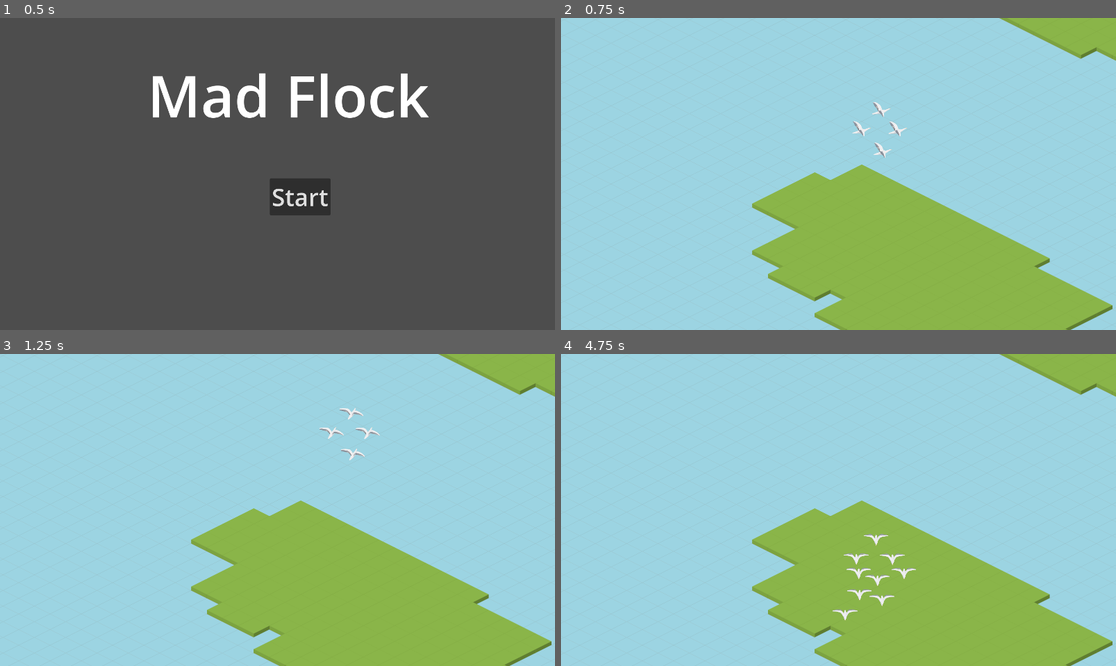
Above: before the commit, frames 1-4 (two rows, left to right).
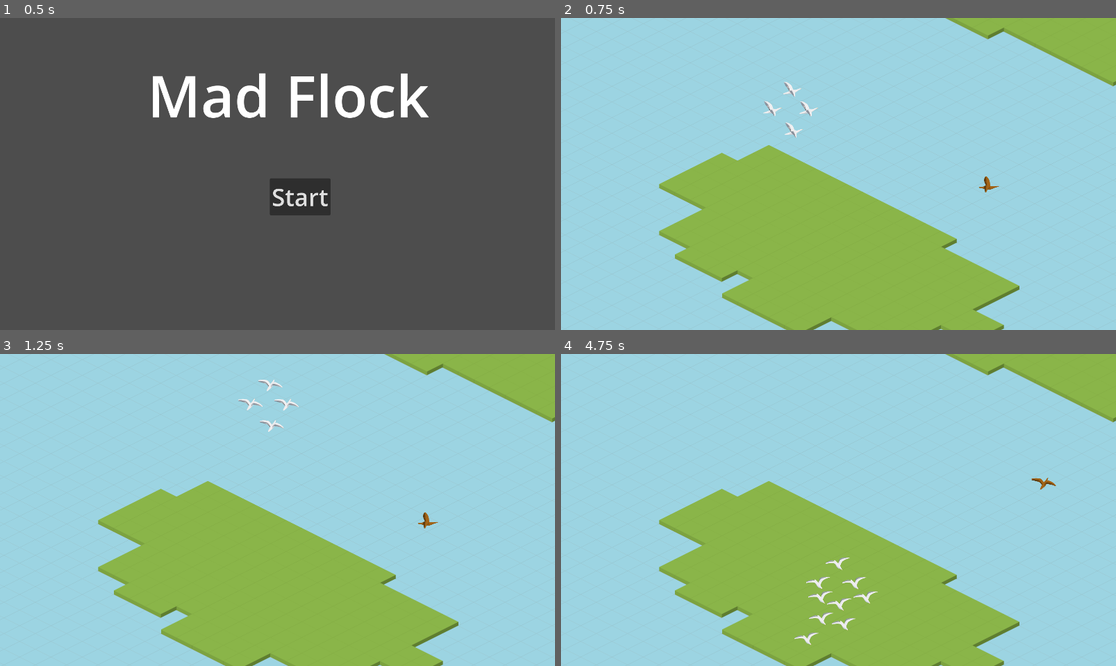
Above: after the commit, the same moments.

Repository: namatoj/nordicgamejam2024_seagull
Game: Godot game, scene res://scenes/title_screen.tscn
Same seed, same stepped clock (60 frames per second), same inputs: the game is played once before the commit and once after it.
Inputs (mouse positions are in pixels of both pictures, inside the frame that each line leads up to):
- Up to frame 1 (0.5 s): no input
- Up to frame 2 (0.75 s): click "Start" at 0.5 s
- Up to frame 3 (1.25 s): no input
- Up to frame 4 (4.75 s): move the mouse to (960, 494) at 1.27 s; tap Space (Action) every 0.75 s from 1.35 to 4.35 s; move the mouse to (727, 525) at 2.02 s; move the mouse to (894, 441) at 2.77 s; move the mouse to (810, 572) at 3.52 s; move the mouse to (1005, 556) at 4.27 s

Frame 1 is identical in both runs. In frame 2, 18% of the frame differs, in the area x 17-100%, y 0-100%; in frame 3, 18%; in frame 4, 18%.

Commit message:
basic raptor code and refactor movement

Diff:
--- a/entities/AnimationManager.gd
+++ b/entities/AnimationManager.gd
@@ -14,6 +14,7 @@
 		sprite_frames.add_animation(dir)
 		sprite_frames.add_frame(dir, sprite, 1)
 	animated_sprite.frames = sprite_frames
+	animated_sprite.animation = "0"
 
 
 
--- /dev/null
+++ b/entities/raptor/raptor.gd
@@ -0,0 +1,32 @@
+class_name Raptor
+extends Node2D
+
+@onready var animation_manager : AnimationManager = $AnimationManager
+@onready var flight_manager : FlightManager = $FlightManager
+
+
+@export var rotation_speed = 2
+@export var speed = 400
+@export var escapeRadius = 500
+
+var rotation_radians : float = 0
+
+var target : Node2D
+
+func _process(_delta):
+	if target:
+		if !is_instance_valid(target) or target.global_position.distance_to(global_position) > escapeRadius:
+			target = null
+			flight_manager.target_enabled = false
+
+	if target:
+		flight_manager.target_pos = target.global_position
+	animation_manager.look_towards(rotation_radians)
+
+func _on_body_enters_detection_radius(body: Node2D) -> void:
+	target = body
+	flight_manager.target_enabled = true
+
+
+func _on_hurt_box_body_entered(body:Node2D):
+	body.queue_free()
--- /dev/null
+++ b/entities/raptor/raptor.tscn
@@ -0,0 +1,32 @@
+[gd_scene load_steps=6 format=3 uid="uid://dback3wr4uenj"]
+
+[ext_resource type="Script" path="res://entities/raptor/raptor.gd" id="1_0kv3s"]
+[ext_resource type="PackedScene" uid="uid://byk8xdsw26qb6" path="res://scenes/animation_manager.tscn" id="1_3lcgo"]
+[ext_resource type="PackedScene" uid="uid://bk2ta1wj1xsh7" path="res://scenes/flight_manager.tscn" id="3_8xtnw"]
+
+[sub_resource type="CircleShape2D" id="CircleShape2D_snjd4"]
+radius = 400.0
+
+[sub_resource type="CircleShape2D" id="CircleShape2D_ghyjh"]
+radius = 50.0
+
+[node name="Raptor" type="Node2D"]
+script = ExtResource("1_0kv3s")
+
+[node name="AnimationManager" parent="." instance=ExtResource("1_3lcgo")]
+modulate = Color(0.68, 0.41684, 0.0952, 1)
+
+[node name="DetectionRadius" type="Area2D" parent="."]
+
+[node name="CollisionShape2D" type="CollisionShape2D" parent="DetectionRadius"]
+shape = SubResource("CircleShape2D_snjd4")
+
+[node name="HurtBox" type="Area2D" parent="."]
+
+[node name="CollisionShape2D" type="CollisionShape2D" parent="HurtBox"]
+shape = SubResource("CircleShape2D_ghyjh")
+
+[node name="FlightManager" parent="." instance=ExtResource("3_8xtnw")]
+
+[connection signal="body_entered" from="DetectionRadius" to="." method="_on_body_enters_detection_radius"]
+[connection signal="body_entered" from="HurtBox" to="." method="_on_hurt_box_body_entered"]
--- a/entities/seagull/player_flock.gd
+++ b/entities/seagull/player_flock.gd
@@ -3,6 +3,7 @@
 @onready var seagulls : Node2D = $Seagulls
 @onready var raycast: RayCast2D = $RayCast2D
 @onready var flock_center: Marker2D = $FlockCenter
+@onready var flight_manager: FlightManager = $FlightManager
 
 @export var speed = 400
 @export var rotation_speed = 2
@@ -14,22 +15,18 @@
 # Called when the node enters the scene tree for the first time.
 func _ready():
 	update_flock_center()
+	flight_manager.target_pos = target
+	flight_manager.target_enabled = true
 
 func _input(event):
 	if event is InputEventMouseMotion:
 		target = get_global_mouse_position()
-		raycast.target_position = target - position
+		flight_manager.target_pos = target
 
 # Called every frame. 'delta' is the elapsed time since the previous frame.
 func _process(delta):
 	if Input.is_action_just_pressed("Action"):
 		add_seagull()
-
-	var angle_to_mouse = position.direction_to(target).angle()
-	rotation_radians = map_radians_to_circle(rotate_toward(rotation_radians, angle_to_mouse, delta * rotation_speed))
-
-	var velocity = Vector2.from_angle(rotation_radians) * speed
-	position += velocity * delta
 
 	update_seagulls()
 	update_flock_center()
@@ -38,8 +35,6 @@
 	for seagull in seagulls.get_children():
 		seagull.look_towards(rotation_radians)
 
-func map_radians_to_circle(angle):
-	return fposmod(angle, 2 * PI)
 
 func add_seagull():
 	var retries = 100
@@ -69,3 +64,18 @@
 	for seagull in seagulls.get_children():
 		center += seagull.position
 	flock_center.position = center / max(count, 1)  # Avoid division by zero
+
+# func _physics_process(delta):
+# 	for seagull in seagulls.get_children():
+# 		var direction_to_center = (flock_center.position - seagull.position).normalized()
+# 		var distance_to_center = flock_center.position.distance_to(seagull.position)
+
+# 		var speed_to_center = distance_to_center * 0.5 * speed
+
+# 		seagull.velocity = direction_to_center * speed_to_center * delta
+
+# 		# Apply movement using the physics engine
+# 		seagull.move_and_slide()
+
+# 		# Optional: Update the raycast's target position if used for other functionalities
+# 		seagull.raycast.target_position = seagull.velocity
--- a/entities/seagull/player_flock.tscn
+++ b/entities/seagull/player_flock.tscn
@@ -1,7 +1,8 @@
-[gd_scene load_steps=3 format=3 uid="uid://c424xis6gej4s"]
+[gd_scene load_steps=4 format=3 uid="uid://c424xis6gej4s"]
 
 [ext_resource type="Script" path="res://entities/seagull/player_flock.gd" id="1_brghv"]
 [ext_resource type="PackedScene" uid="uid://b4cqwo2ebvhwp" path="res://entities/seagull/seagull.tscn" id="2_ft5c6"]
+[ext_resource type="PackedScene" uid="uid://bk2ta1wj1xsh7" path="res://scenes/flight_manager.tscn" id="3_fxly1"]
 
 [node name="Player Flock" type="Node2D"]
 script = ExtResource("1_brghv")
@@ -23,3 +24,5 @@
 [node name="RayCast2D" type="RayCast2D" parent="."]
 
 [node name="FlockCenter" type="Marker2D" parent="."]
+
+[node name="FlightManager" parent="." instance=ExtResource("3_fxly1")]
--- a/entities/seagull/seagull.tscn
+++ b/entities/seagull/seagull.tscn
@@ -1,7 +1,7 @@
-[gd_scene load_steps=5 format=3 uid="uid://b4cqwo2ebvhwp"]
+[gd_scene load_steps=4 format=3 uid="uid://b4cqwo2ebvhwp"]
 
 [ext_resource type="Script" path="res://entities/seagull/seagull.gd" id="1_8p7du"]
-[ext_resource type="Script" path="res://entities/AnimationManager.gd" id="2_n6gqi"]
+[ext_resource type="PackedScene" uid="uid://byk8xdsw26qb6" path="res://scenes/animation_manager.tscn" id="2_onws6"]
 
 [sub_resource type="CircleShape2D" id="CircleShape2D_b0boa"]
 radius = 25.0
@@ -14,12 +14,6 @@
 [node name="CollisionShape2D" type="CollisionShape2D" parent="."]
 shape = SubResource("CircleShape2D_b0boa")
 
-[node name="AnimationManager" type="Node2D" parent="."]
-script = ExtResource("2_n6gqi")
-sprite_name = "seagull"
-
-[node name="AnimatedSprite2D" type="AnimatedSprite2D" parent="AnimationManager"]
-scale = Vector2(0.4, 0.4)
-sprite_frames = SubResource("SpriteFrames_xvdqh")
+[node name="AnimationManager" parent="." instance=ExtResource("2_onws6")]
 
 [node name="RayCast2D" type="RayCast2D" parent="."]
--- /dev/null
+++ b/scenes/animation_manager.tscn
@@ -0,0 +1,13 @@
+[gd_scene load_steps=3 format=3 uid="uid://byk8xdsw26qb6"]
+
+[ext_resource type="Script" path="res://entities/AnimationManager.gd" id="1_bm1ec"]
+
+[sub_resource type="SpriteFrames" id="SpriteFrames_xvdqh"]
+
+[node name="AnimationManager" type="Node2D"]
+script = ExtResource("1_bm1ec")
+sprite_name = "seagull"
+
+[node name="AnimatedSprite2D" type="AnimatedSprite2D" parent="."]
+scale = Vector2(0.4, 0.4)
+sprite_frames = SubResource("SpriteFrames_xvdqh")
--- /dev/null
+++ b/scenes/flight_manager.tscn
@@ -0,0 +1,6 @@
+[gd_scene load_steps=2 format=3 uid="uid://bk2ta1wj1xsh7"]
+
+[ext_resource type="Script" path="res://scripts/FlightManager.gd" id="1_e4u8i"]
+
+[node name="FlightManager" type="Node"]
+script = ExtResource("1_e4u8i")
--- a/scenes/level_1.tscn
+++ b/scenes/level_1.tscn
@@ -1,7 +1,8 @@
-[gd_scene load_steps=3 format=3 uid="uid://dwo5n4s0u5xig"]
+[gd_scene load_steps=4 format=3 uid="uid://dwo5n4s0u5xig"]
 
 [ext_resource type="PackedScene" uid="uid://7lussdms2lva" path="res://scenes/tile_map.tscn" id="1_j1hdi"]
 [ext_resource type="PackedScene" uid="uid://c424xis6gej4s" path="res://entities/seagull/player_flock.tscn" id="2_0kmc0"]
+[ext_resource type="PackedScene" uid="uid://dback3wr4uenj" path="res://entities/raptor/raptor.tscn" id="3_fhjpq"]
 
 [node name="main" type="Node2D"]
 
@@ -9,7 +10,10 @@
 layer_0/tile_data = PackedInt32Array(-131071, 3, 0, -131070, 3, 0, -131069, 3, 0, -131068, 3, 0, -131067, 3, 0, -131066 …(81018 unchanged characters)…
 
 [node name="Camera2D" type="Camera2D" parent="."]
-position = Vector2(-97, 186)
+position = Vector2(289, 267)
 zoom = Vector2(0.5, 0.5)
 
 [node name="Player Flock" parent="." instance=ExtResource("2_0kmc0")]
+
+[node name="Raptor" parent="." instance=ExtResource("3_fhjpq")]
+position = Vector2(912, 306)
--- /dev/null
+++ b/scripts/FlightManager.gd
@@ -0,0 +1,23 @@
+class_name FlightManager
+extends Node
+
+@onready var parent = get_parent()
+
+@export var speed : float = 500
+@export var rotation_speed = 2
+
+var target_pos : Vector2 = Vector2.ZERO
+var target_enabled = false
+
+func _process(delta):
+	if target_enabled:
+		var angle_to_mouse = parent.position.direction_to(target_pos).angle()
+		parent.rotation_radians = map_radians_to_circle(rotate_toward(parent.rotation_radians, angle_to_mouse, delta * rotation_speed))
+
+		var velocity = Vector2.from_angle(parent.rotation_radians) * speed
+		parent.position += velocity * delta
+
+
+
+func map_radians_to_circle(angle):
+	return fposmod(angle, 2 * PI)
